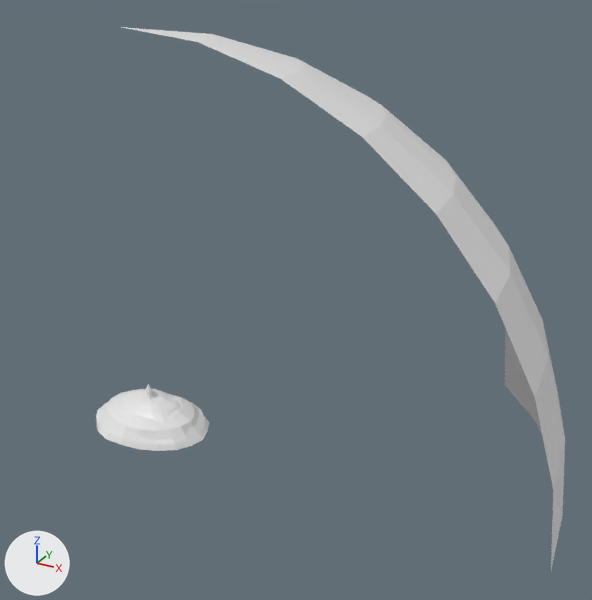
Before and after pictures for a commit that changed the FBX model Assets/RoomOrchestra/Art/Meadow/Meadow.fbx.
The view is the same before and after, from a 50 mm camera at (47.0, -55.2, 44.6) aimed at (13.4, 5.9, 14.1). The lights are fixed; the arrows at lower left show +X, +Y and +Z. The first picture is the older version. Where no turn or scale is listed for an object, it has been applied to the vertices.

The first picture shows 'Meadow_Hill0', 'Meadow_Hill1', 'Meadow_Hill2', 'Meadow_SkyWedge' and 1 more.
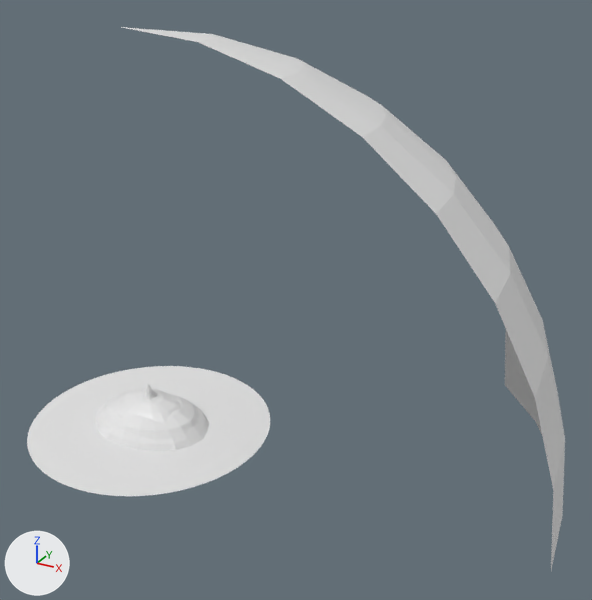
Edits to the bpy script that builds the scene:
```text
Add ob_meadow_grounds2_6:
    ob_meadow_grounds2_6 = bpy.data.objects.new('Meadow_GroundS2_6', me_meadow_grounds2_6)  # 45 vertices, 32 faces; spans x 0.0..6.36, y -9.0..-4.24, z 0.0
    ob_meadow_grounds2_6.location = (0.0, 0.0, 0.0)
Add ob_meadow_grounds3_3:
    ob_meadow_grounds3_3 = bpy.data.objects.new('Meadow_GroundS3_3', me_meadow_grounds3_3)  # 45 vertices, 32 faces; spans x -12.0..-6.36, y 0.0..8.49, z 0.0
    ob_meadow_grounds3_3.location = (0.0, 0.0, 0.0)
Add ob_meadow_grounds1_4:
    ob_meadow_grounds1_4 = bpy.data.objects.new('Meadow_GroundS1_4', me_meadow_grounds1_4)  # 45 vertices, 32 faces; spans x -6.0..-2.12, y -4.24..0.0, z 0.0
    ob_meadow_grounds1_4.location = (0.0, 0.0, 0.0)
Add ob_meadow_grounds1_0:
    ob_meadow_grounds1_0 = bpy.data.objects.new('Meadow_GroundS1_0', me_meadow_grounds1_0)  # 45 vertices, 32 faces; spans x 2.12..6.0, y 0.0..4.24, z 0.0
    ob_meadow_grounds1_0.location = (0.0, 0.0, 0.0)
Add ob_meadow_grounds3_7:
    ob_meadow_grounds3_7 = bpy.data.objects.new('Meadow_GroundS3_7', me_meadow_grounds3_7)  # 45 vertices, 32 faces; spans x 6.36..12.0, y -8.49..0.0, z 0.0
    ob_meadow_grounds3_7.location = (0.0, 0.0, 0.0)
Add ob_meadow_grounds1_1:
    ob_meadow_grounds1_1 = bpy.data.objects.new('Meadow_GroundS1_1', me_meadow_grounds1_1)  # 45 vertices, 32 faces; spans x 0.0..4.24, y 2.12..6.0, z 0.0
    ob_meadow_grounds1_1.location = (0.0, 0.0, 0.0)
Add ob_meadow_grounds2_3:
    ob_meadow_grounds2_3 = bpy.data.objects.new('Meadow_GroundS2_3', me_meadow_grounds2_3)  # 45 vertices, 32 faces; spans x -9.0..-4.24, y 0.0..6.36, z 0.0
    ob_meadow_grounds2_3.location = (0.0, 0.0, 0.0)
Add ob_meadow_grounds3_6:
    ob_meadow_grounds3_6 = bpy.data.objects.new('Meadow_GroundS3_6', me_meadow_grounds3_6)  # 45 vertices, 32 faces; spans x 0.0..8.49, y -12.0..-6.36, z 0.0
    ob_meadow_grounds3_6.location = (0.0, 0.0, 0.0)
Add ob_meadow_grounds2_1:
    ob_meadow_grounds2_1 = bpy.data.objects.new('Meadow_GroundS2_1', me_meadow_grounds2_1)  # 45 vertices, 32 faces; spans x 0.0..6.36, y 4.24..9.0, z 0.0
    ob_meadow_grounds2_1.location = (0.0, 0.0, 0.0)
Add ob_meadow_grounds1_5:
    ob_meadow_grounds1_5 = bpy.data.objects.new('Meadow_GroundS1_5', me_meadow_grounds1_5)  # 45 vertices, 32 faces; spans x -4.24..0.0, y -6.0..-2.12, z 0.0
    ob_meadow_grounds1_5.location = (0.0, 0.0, 0.0)
Add ob_meadow_grounds2_4:
    ob_meadow_grounds2_4 = bpy.data.objects.new('Meadow_GroundS2_4', me_meadow_grounds2_4)  # 45 vertices, 32 faces; spans x -9.0..-4.24, y -6.36..0.0, z 0.0
    ob_meadow_grounds2_4.location = (0.0, 0.0, 0.0)
Add ob_meadow_grounds1_7:
    ob_meadow_grounds1_7 = bpy.data.objects.new('Meadow_GroundS1_7', me_meadow_grounds1_7)  # 45 vertices, 32 faces; spans x 2.12..6.0, y -4.24..0.0, z 0.0
    ob_meadow_grounds1_7.location = (0.0, 0.0, 0.0)
Add ob_meadow_grounds3_1:
    ob_meadow_grounds3_1 = bpy.data.objects.new('Meadow_GroundS3_1', me_meadow_grounds3_1)  # 45 vertices, 32 faces; spans x 0.0..8.49, y 6.36..12.0, z 0.0
    ob_meadow_grounds3_1.location = (0.0, 0.0, 0.0)
Add ob_meadow_grounds2_7:
    ob_meadow_grounds2_7 = bpy.data.objects.new('Meadow_GroundS2_7', me_meadow_grounds2_7)  # 45 vertices, 32 faces; spans x 4.24..9.0, y -6.36..0.0, z 0.0
    ob_meadow_grounds2_7.location = (0.0, 0.0, 0.0)
Add ob_meadow_grounds2_5:
    ob_meadow_grounds2_5 = bpy.data.objects.new('Meadow_GroundS2_5', me_meadow_grounds2_5)  # 45 vertices, 32 faces; spans x -6.36..0.0, y -9.0..-4.24, z 0.0
    ob_meadow_grounds2_5.location = (0.0, 0.0, 0.0)
Add ob_meadow_grounds3_2:
    ob_meadow_grounds3_2 = bpy.data.objects.new('Meadow_GroundS3_2', me_meadow_grounds3_2)  # 45 vertices, 32 faces; spans x -8.49..0.0, y 6.36..12.0, z 0.0
    ob_meadow_grounds3_2.location = (0.0, 0.0, 0.0)
Add ob_meadow_grounds3_0:
    ob_meadow_grounds3_0 = bpy.data.objects.new('Meadow_GroundS3_0', me_meadow_grounds3_0)  # 45 vertices, 32 faces; spans x 6.36..12.0, y 0.0..8.49, z 0.0
    ob_meadow_grounds3_0.location = (0.0, 0.0, 0.0)
Add ob_meadow_grounds3_4:
    ob_meadow_grounds3_4 = bpy.data.objects.new('Meadow_GroundS3_4', me_meadow_grounds3_4)  # 45 vertices, 32 faces; spans x -12.0..-6.36, y -8.49..0.0, z 0.0
    ob_meadow_grounds3_4.location = (0.0, 0.0, 0.0)
Add ob_meadow_grounds2_2:
    ob_meadow_grounds2_2 = bpy.data.objects.new('Meadow_GroundS2_2', me_meadow_grounds2_2)  # 45 vertices, 32 faces; spans x -6.36..0.0, y 4.24..9.0, z 0.0
    ob_meadow_grounds2_2.location = (0.0, 0.0, 0.0)
Add ob_meadow_grounds3_5:
    ob_meadow_grounds3_5 = bpy.data.objects.new('Meadow_GroundS3_5', me_meadow_grounds3_5)  # 45 vertices, 32 faces; spans x -8.49..0.0, y -12.0..-6.36, z 0.0
    ob_meadow_grounds3_5.location = (0.0, 0.0, 0.0)
Add ob_meadow_grounds1_6:
    ob_meadow_grounds1_6 = bpy.data.objects.new('Meadow_GroundS1_6', me_meadow_grounds1_6)  # 45 vertices, 32 faces; spans x 0.0..4.24, y -6.0..-2.12, z 0.0
    ob_meadow_grounds1_6.location = (0.0, 0.0, 0.0)
Add ob_meadow_grounds2_0:
    ob_meadow_grounds2_0 = bpy.data.objects.new('Meadow_GroundS2_0', me_meadow_grounds2_0)  # 45 vertices, 32 faces; spans x 4.24..9.0, y 0.0..6.36, z 0.0
    ob_meadow_grounds2_0.location = (0.0, 0.0, 0.0)
```

Where the change shows, as pixel boxes (x1, y1, x2, y2) in the pictures (592 x 600 px):
'Meadow_GroundS3_6', added: after (68, 469, 168, 496)
'Meadow_GroundS3_7', added: after (164, 447, 253, 493)
'Meadow_GroundS3_5', added: after (27, 436, 90, 486)
'Meadow_GroundS3_0', added: after (227, 405, 270, 455)
'Meadow_GroundS3_4', added: after (27, 394, 83, 441)
'Meadow_GroundS2_6', added: after (91, 452, 163, 476)
'Meadow_GroundS2_7', added: after (159, 439, 225, 473)
'Meadow_GroundS2_5', added: after (59, 432, 112, 469)
'Meadow_GroundS3_1', added: after (203, 372, 266, 409)
'Meadow_GroundS3_3', added: after (62, 368, 141, 400)
'Meadow_GroundS2_0', added: after (204, 410, 241, 447)
'Meadow_GroundS3_2', added: after (138, 366, 217, 384)
'Meadow_GroundS2_4', added: after (59, 400, 102, 436)
'Meadow_GroundS2_1', added: after (187, 384, 239, 414)
'Meadow_GroundS2_2', added: after (141, 379, 202, 396)
'Meadow_GroundS2_3', added: after (84, 381, 143, 406)
'Meadow_GroundS1_6', added: after (113, 445, 159, 457)
'Meadow_GroundS1_5', added: after (91, 431, 121, 452)
'Meadow_GroundS1_1', added: after (184, 396, 210, 415)
'Meadow_GroundS1_4', added (mostly hidden): after (90, 416, 97, 432)
'Meadow_GroundS1_7', added (mostly hidden): after (158, 448, 183, 455)
'Meadow_GroundS1_0', added (mostly hidden): after (204, 414, 211, 429)
